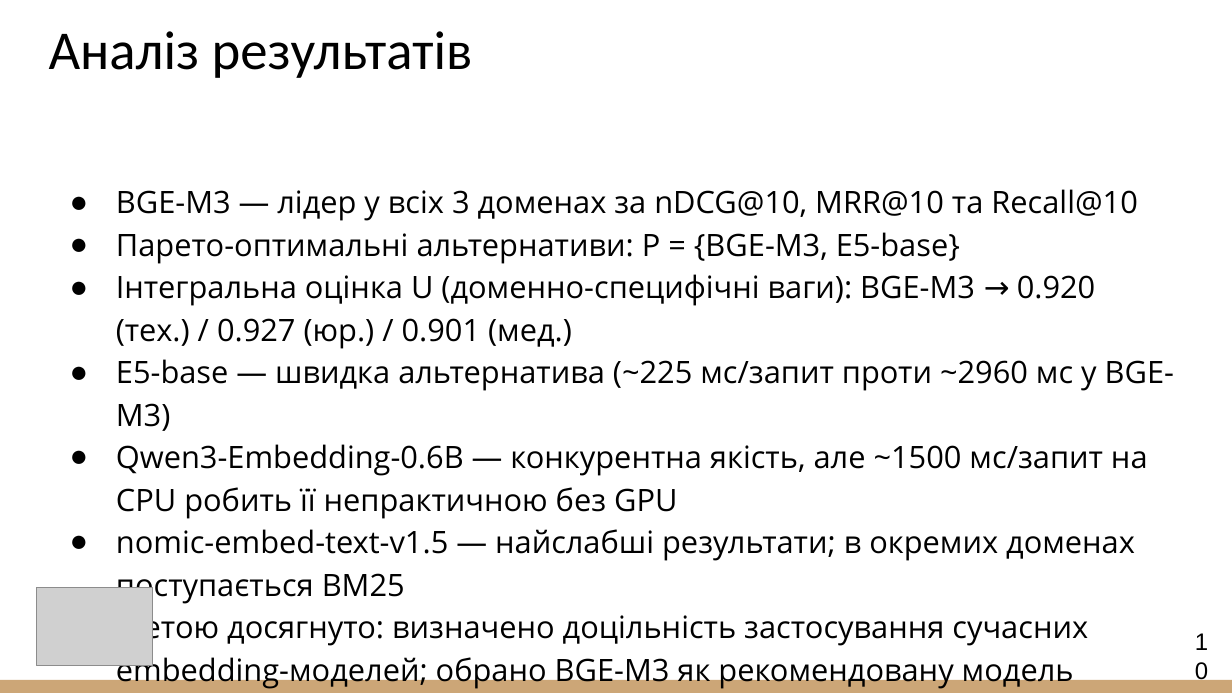
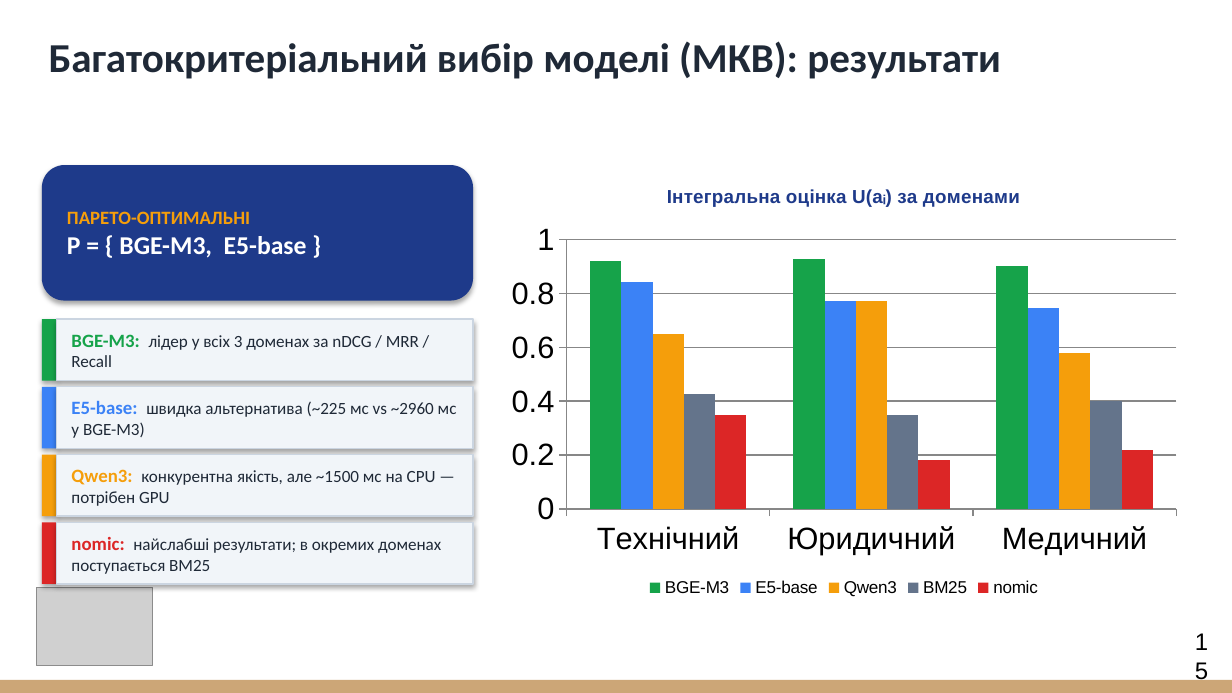
Before and after one commit to vitaliinnest/kb-semantic-search-benchmark, a slide deck: slide 15 of Nesterenko_Presentation.pptx (slide 10 before the commit). Drawn at 1232x693 pixels with LibreOffice and Linux fonts; fonts in the diff are those of the drawing; grey boxes stand for pictures. Boxes give left, top, right and bottom in pixels: in the first picture for what was removed or moved away, otherwise in the second. Text is boxed around its words. In the diff, an @@ line names an element or a change of style, - is before the commit and + after.

```diff
--- a/Nesterenko_Presentation.pptx
+++ b/Nesterenko_Presentation.pptx
@@ title at (49, 41, 1001, 79): text changed; size 32 to 24 pt; text colour #000000 to #1F2937; bold on @@
-Аналіз результатів
+Багатокритеріальний вибір моделі (МКВ): результати
@@ rounded rectangle added at (42, 165, 473, 301), fill #1E3A8A, 15 pt, text #FFFFFF, bold @@
+ПАРЕТО-ОПТИМАЛЬНІ
+P = { BGE-M3, E5-base }
@@ column chart added at (498, 165, 1190, 602) @@
+title "Інтегральна оцінка U(aᵢ) за доменами"
+categories: Технічний, Юридичний, Медичний
+BGE-M3: 0.92, 0.93, 0.9
+E5-base: 0.84, 0.77, 0.74
+Qwen3: 0.65, 0.77, 0.58
+BM25: 0.42, 0.35, 0.4
+nomic: 0.35, 0.18, 0.22
@@ text removed at (116, 189, 1174, 689) @@
-● BGE-M3 — лідер у всіх 3 доменах за nDCG@10, MRR@10 та Recall@10
-● Парето-оптимальні альтернативи: P = {BGE-M3, E5-base}
-● Інтегральна оцінка U (доменно-специфічні ваги): BGE-M3 → 0.920 (тех.) / 0.927 (юр.) / 0.901 (мед.)
-● E5-base — швидка альтернатива (~225 мс/запит проти ~2960 мс у BGE-M3)
-● Qwen3-Embedding-0.6B — конкурентна якість, але ~1500 мс/запит на CPU робить її непрактичною без GPU
-● nomic-embed-text-v1.5 — найслабші результати; в окремих доменах поступається BM25
-● Метою досягнуто: визначено доцільність застосування сучасних embedding-моделей; обрано BGE-M3 як рекомендовану модель
@@ rectangle added at (42, 319, 57, 381), fill #16A34A @@
@@ rectangle added at (57, 319, 473, 381), fill #F1F5F9, outline #CBD5E1 0.75 pt, 10 pt, text #1F2937 @@
+BGE-M3: лідер у всіх 3 доменах за nDCG / MRR / Recall
@@ rectangle added at (42, 387, 57, 448), fill #3B82F6 @@
@@ rectangle added at (57, 387, 473, 448), fill #F1F5F9, outline #CBD5E1 0.75 pt, 10 pt, text #1F2937 @@
+E5-base: швидка альтернатива (~225 мс vs ~2960 мс у BGE-M3)
@@ rectangle added at (42, 455, 57, 516), fill #F59E0B @@
@@ rectangle added at (57, 455, 473, 516), fill #F1F5F9, outline #CBD5E1 0.75 pt, 10 pt, text #1F2937 @@
+Qwen3: конкурентна якість, але ~1500 мс на CPU — потрібен GPU
@@ rectangle added at (42, 522, 57, 584), fill #DC2626 @@
@@ rectangle added at (57, 522, 473, 584), fill #F1F5F9, outline #CBD5E1 0.75 pt, 10 pt, text #1F2937 @@
+nomic: найслабші результати; в окремих доменах поступається BM25
```
Also in this commit, not shown: 10 other slides changed, 6 slides added, 1 other file.
